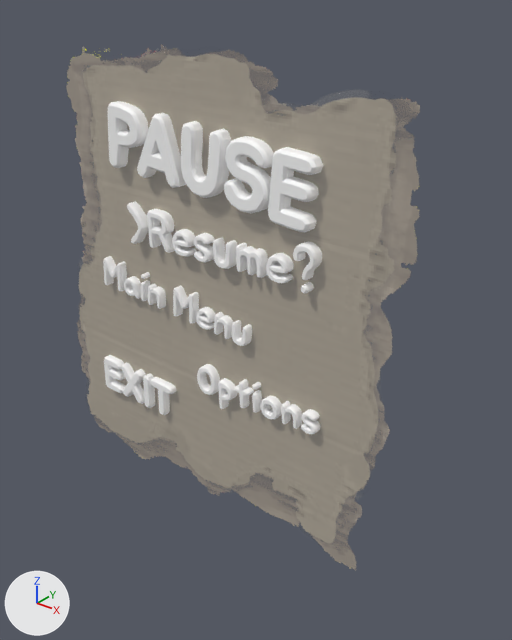
Two versions of the FBX model Assets/Models/PauseMenu.fbx, one commit apart.
Both versions are drawn from a camera (50 mm lens) standing at (0.883, -0.96, 0.601) and looking at (0.084, 0.039, -0.018). Lighting does not change. The marker at lower left points along +X, +Y and +Z. Where no turn or scale is listed for an object, it has been applied to the vertices.

In view in the first picture: 'Exit', 'Main_Menu', 'Menu_Cardbard', 'Options', 'Pause', 'Resume'.
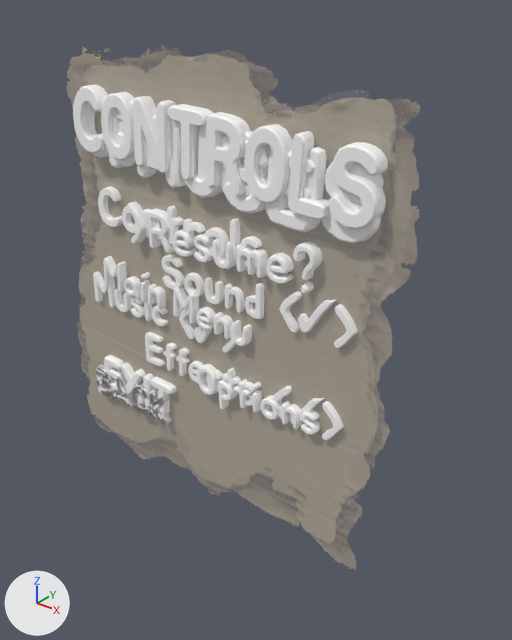
Commit message: Update Pause Menu

Where the change shows, as pixel boxes [x1, y1, x2, y2] in the pictures (512 x 640 px):
'Controls.001', added
    after: [73, 85, 388, 229]
'Options.001', added
    after: [86, 95, 383, 243]
'Sound_Master', added
    after: [162, 254, 358, 348]
'Controls', added
    after: [98, 186, 262, 268]
'Sound_Effects', added
    after: [145, 332, 344, 440]
'Sound_Music', added
    after: [93, 271, 236, 353]
'Back', added
    after: [96, 364, 172, 425]
'Checkmark_checked', added
    after: [298, 299, 337, 333]
'Checkmark_checked.002', added
    after: [288, 398, 324, 424]
'Checkmark_checked.001', added
    after: [194, 316, 214, 343]
'Pause', unchanged, covered by the edit
    before: [107, 101, 324, 233]
    after: [109, 108, 316, 233]

The change, as a diff of the scene's bpy script:
```diff
--- a/Assets/Models/PauseMenu.fbx.py
+++ b/Assets/Models/PauseMenu.fbx.py
@@ me_mesh_015 @@
+me_mesh_015.from_pydata(...)  # 1296 vertices, 1600 faces; spans x -0.347..0.365, y -0.033..0.0, z -0.02..0.143
+me_mesh_015.materials.append(mat_mat_text)  # its picture is missing
@@ me_mesh_014 @@
+me_mesh_014.from_pydata(...)  # 700 vertices, 871 faces; spans x -0.117..0.125, y -0.02..0.0, z -0.003..0.074
+me_mesh_014.materials.append(mat_mat_text)  # its picture is missing
@@ me_mesh_008 @@
+me_mesh_008.from_pydata(...)  # 750 vertices, 980 faces; spans x -0.23..0.235, y -0.012..0.0, z -0.002..0.077
+me_mesh_008.materials.append(mat_mat_text)  # its picture is missing
@@ me_mesh_007 @@
+me_mesh_007.from_pydata(...)  # 1092 vertices, 1349 faces; spans x -0.34..0.364, y -0.02..0.0, z -0.028..0.153
+me_mesh_007.materials.append(mat_mat_text)  # its picture is missing
@@ me_mesh_011 @@
+me_mesh_011.from_pydata(...)  # 60 vertices, 71 faces; spans x -0.0193..0.0556, y -0.0102..0.0, z -0.0022..0.0777
+me_mesh_011.materials.append(mat_mat_text)  # its picture is missing
@@ me_mesh_012 @@
+me_mesh_012.from_pydata(...)  # 978 vertices, 1272 faces; spans x -0.257..0.261, y -0.012..0.0, z -0.002..0.077
+me_mesh_012.materials.append(mat_mat_text)  # its picture is missing
@@ me_mesh_010 @@
+me_mesh_010.from_pydata(...)  # 774 vertices, 1000 faces; spans x -0.214..0.218, y -0.012..0.0, z -0.002..0.077
+me_mesh_010.materials.append(mat_mat_text)  # its picture is missing
@@ me_mesh_013 @@
+me_mesh_013.from_pydata(...)  # 60 vertices, 71 faces; spans x -0.0193..0.0556, y -0.0102..0.0, z -0.0022..0.0777
+me_mesh_013.materials.append(mat_mat_text)  # its picture is missing
@@ me_mesh_006 @@
+me_mesh_006.from_pydata(...)  # 813 vertices, 1060 faces; spans x 0.005..0.445, y -0.014..0.0, z -0.001..0.084
+me_mesh_006.materials.append(mat_mat_text)  # its picture is missing
@@ me_mesh_009 @@
+me_mesh_009.from_pydata(...)  # 60 vertices, 71 faces; spans x -0.0193..0.0556, y -0.0102..0.0, z -0.0022..0.0777
+me_mesh_009.materials.append(mat_mat_text)  # its picture is missing
@@ ob_controls_001 @@
+ob_controls_001 = bpy.data.objects.new('Controls.001', me_mesh_015)
+ob_controls_001.location = (0.009, 0.0, 0.263)
@@ ob_back @@
+ob_back = bpy.data.objects.new('Back', me_mesh_014)
+ob_back.location = (-0.258, 0.0, -0.332)
@@ ob_sound_master @@
+ob_sound_master = bpy.data.objects.new('Sound_Master', me_mesh_008)
+ob_sound_master.location = (0.104, 0.0, 0.016)
@@ ob_options_001 @@
+ob_options_001 = bpy.data.objects.new('Options.001', me_mesh_007)
+ob_options_001.location = (0.003, 0.0, 0.242)
@@ ob_checkmark_checked_001 @@
+ob_checkmark_checked_001 = bpy.data.objects.new('Checkmark_checked.001', me_mesh_011)
+ob_checkmark_checked_001.location = (-0.025, 0.0, -0.085)
@@ ob_sound_effects @@
+ob_sound_effects = bpy.data.objects.new('Sound_Effects', me_mesh_012)
+ob_sound_effects.location = (0.062, 0.0, -0.187)
@@ ob_sound_music @@
+ob_sound_music = bpy.data.objects.new('Sound_Music', me_mesh_010)
+ob_sound_music.location = (-0.142, 0.0, -0.083)
@@ ob_checkmark_checked_002 @@
+ob_checkmark_checked_002 = bpy.data.objects.new('Checkmark_checked.002', me_mesh_013)
+ob_checkmark_checked_002.location = (0.222, 0.0, -0.184)
@@ ob_controls @@
+ob_controls = bpy.data.objects.new('Controls', me_mesh_006)
+ob_controls.location = (-0.314, 0.0, 0.117)
@@ ob_checkmark_checked @@
+ob_checkmark_checked = bpy.data.objects.new('Checkmark_checked', me_mesh_009)
+ob_checkmark_checked.location = (0.238, 0.0, 0.022)
```
